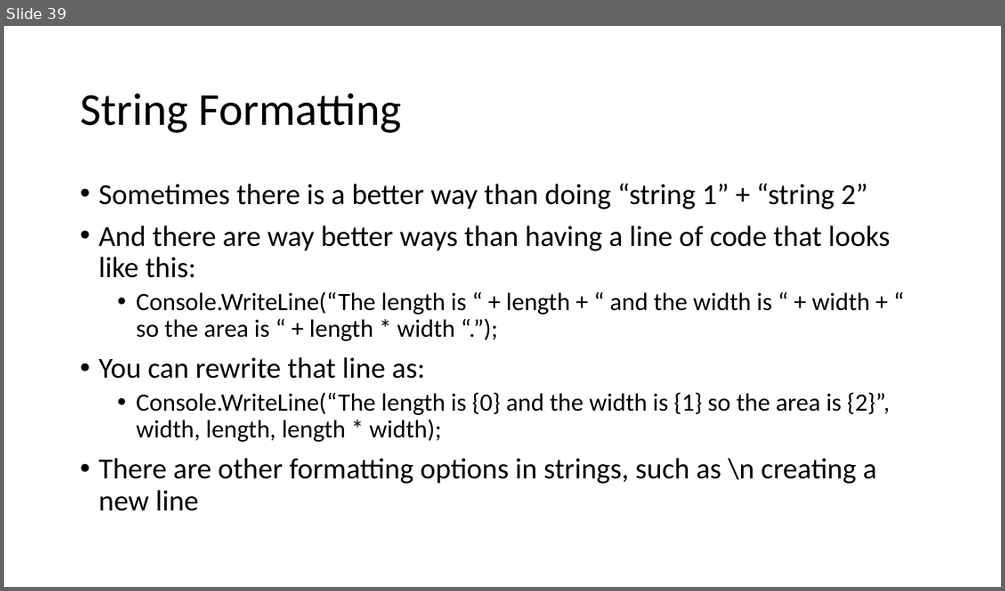
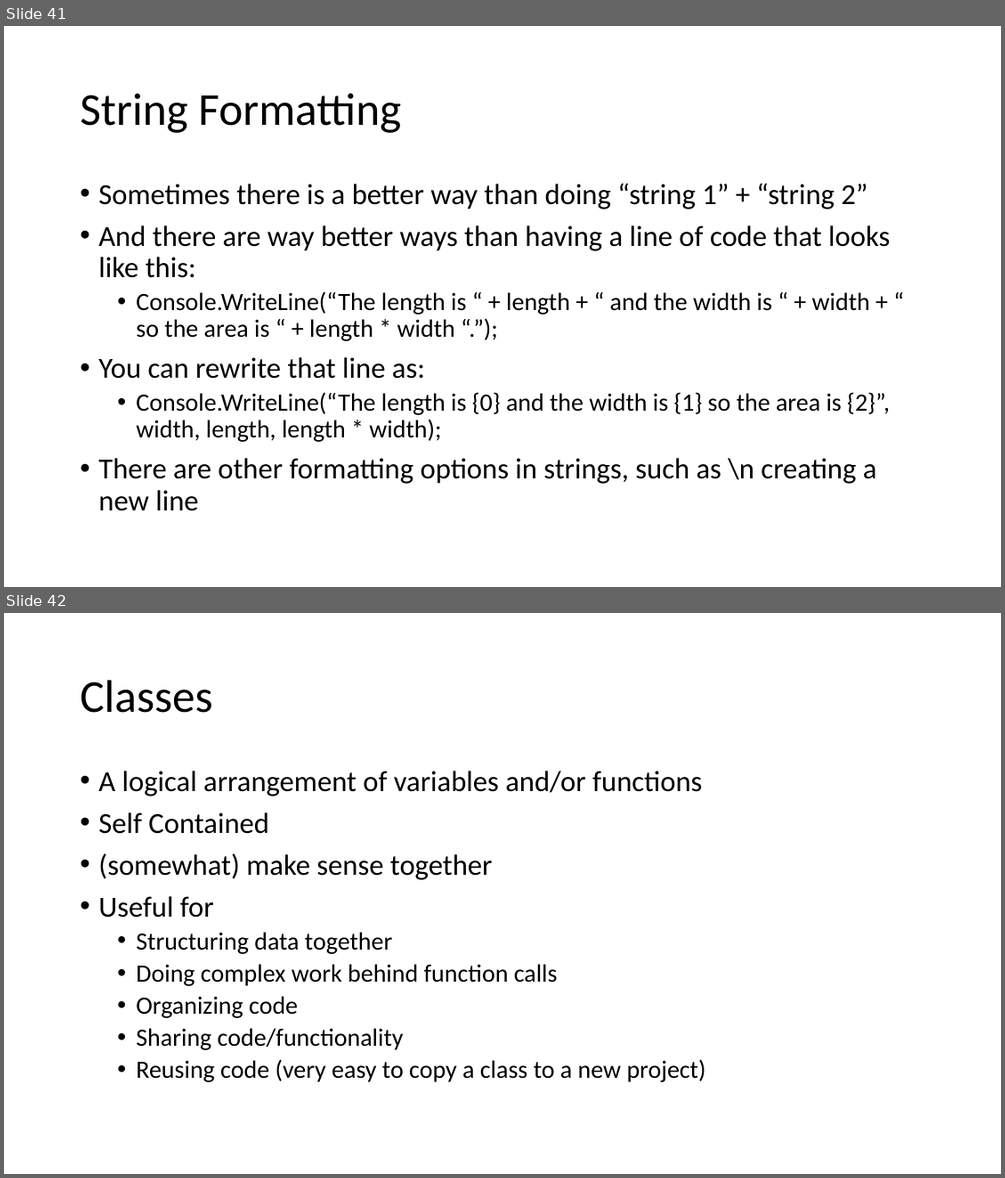
Before and after one commit to uugengiven/academypgh, a slide deck: Code/Slides/Academy PGH 1.1.pptx. Shown one above the other, each under a label of ours: slide 39 before the commit, slides 41 and 42 after it. The pictures are 1005x591 and 1005x1178 pixels, drawn with LibreOffice and Linux fonts; fonts in the diff are those of the drawing. Boxes give left, top, right and bottom in pixels: in the first picture for what was removed or moved away, otherwise in the second. Text is boxed around its words. In the diff, an @@ line names an element or a change of style, - is before the commit and + after.

```diff
--- a/Code/Slides/Academy PGH 1.1.pptx
+++ b/Code/Slides/Academy PGH 1.1.pptx
@@ slide 42 added at <box>4,613,1001,1174</box>, background #FFFFFF @@
@@ title added at <box>80,680,212,713</box>, 44 pt, text #000000 @@
+Classes
@@ text added at <box>98,771,706,1082</box>, 24 pt, text #000000 @@
+• A logical arrangement of variables and/or functions
+• Self Contained
+• (somewhat) make sense together
+• Useful for
+  • Structuring data together
+  • Doing complex work behind function calls
+  • Organizing code
+  • Sharing code/functionality
+  • Reusing code (very easy to copy a class to a new project)
@@ what was slide 39 is now slide 41 @@
```
Also in this commit, not shown: 3 slides changed, 6 other slides added.
